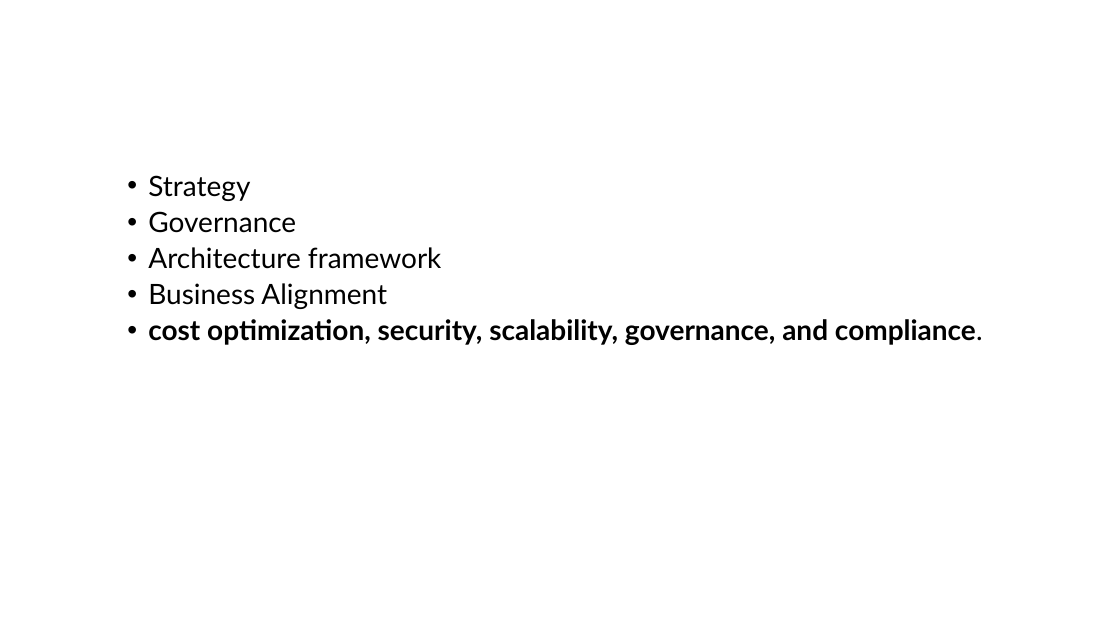
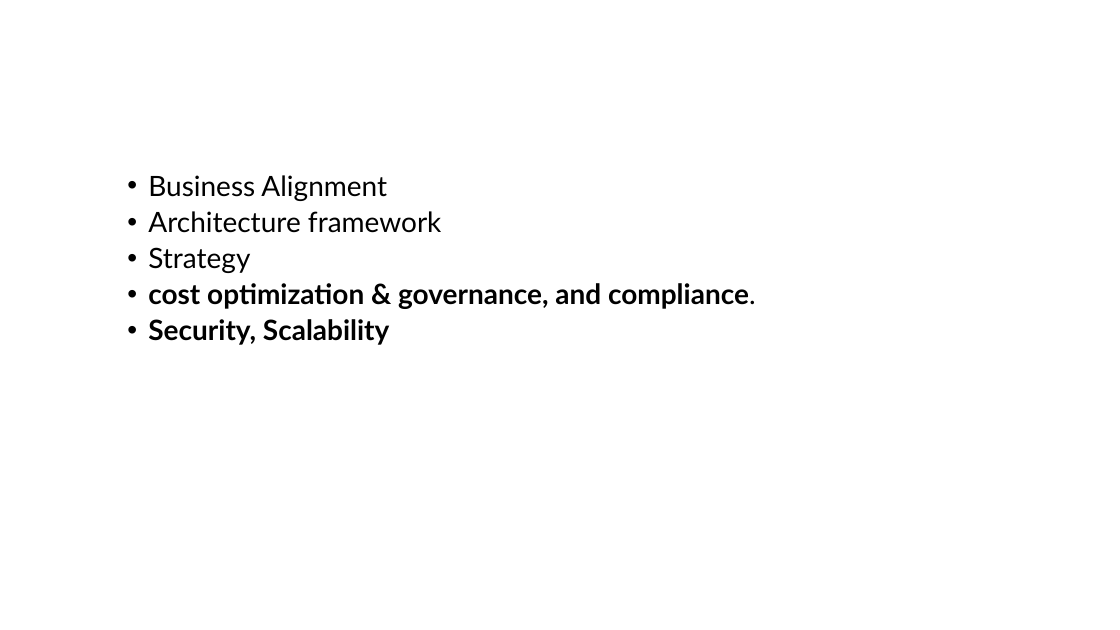
Before and after one commit to RajneeshhajelaAzure/architect, a slide deck: slide 2 of Architecting E-Commerce Solutions with.pptx. Drawn at 1120x630 pixels with LibreOffice and Linux fonts; fonts in the diff are those of the drawing. Boxes give left, top, right and bottom in pixels: in the first picture for what was removed or moved away, otherwise in the second. Text is boxed around its words. In the diff, an @@ line names an element or a change of style, - is before the commit and + after.

```diff
--- a/Architecting E-Commerce Solutions with.pptx
+++ b/Architecting E-Commerce Solutions with.pptx
@@ text at (148, 175, 441, 233): paragraphs added @@
+  • Business Alignment
+  • Architecture framework
@@ text at (148, 283, 756, 345): text changed @@
-  • Governance
-  • Architecture framework
-  • Business Alignment
-  • cost optimization, security, scalability, governance, and compliance.
+  • cost optimization & governance, and compliance.
+  • Security, Scalability
```
Also in this commit, not shown: 1 other slide changed, 16 slides added, 2 other files.
